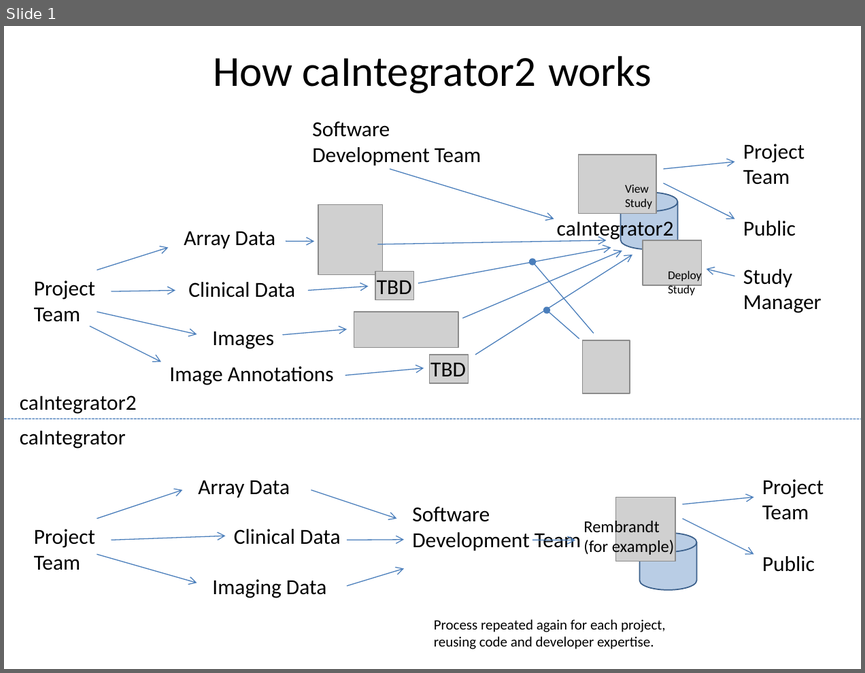
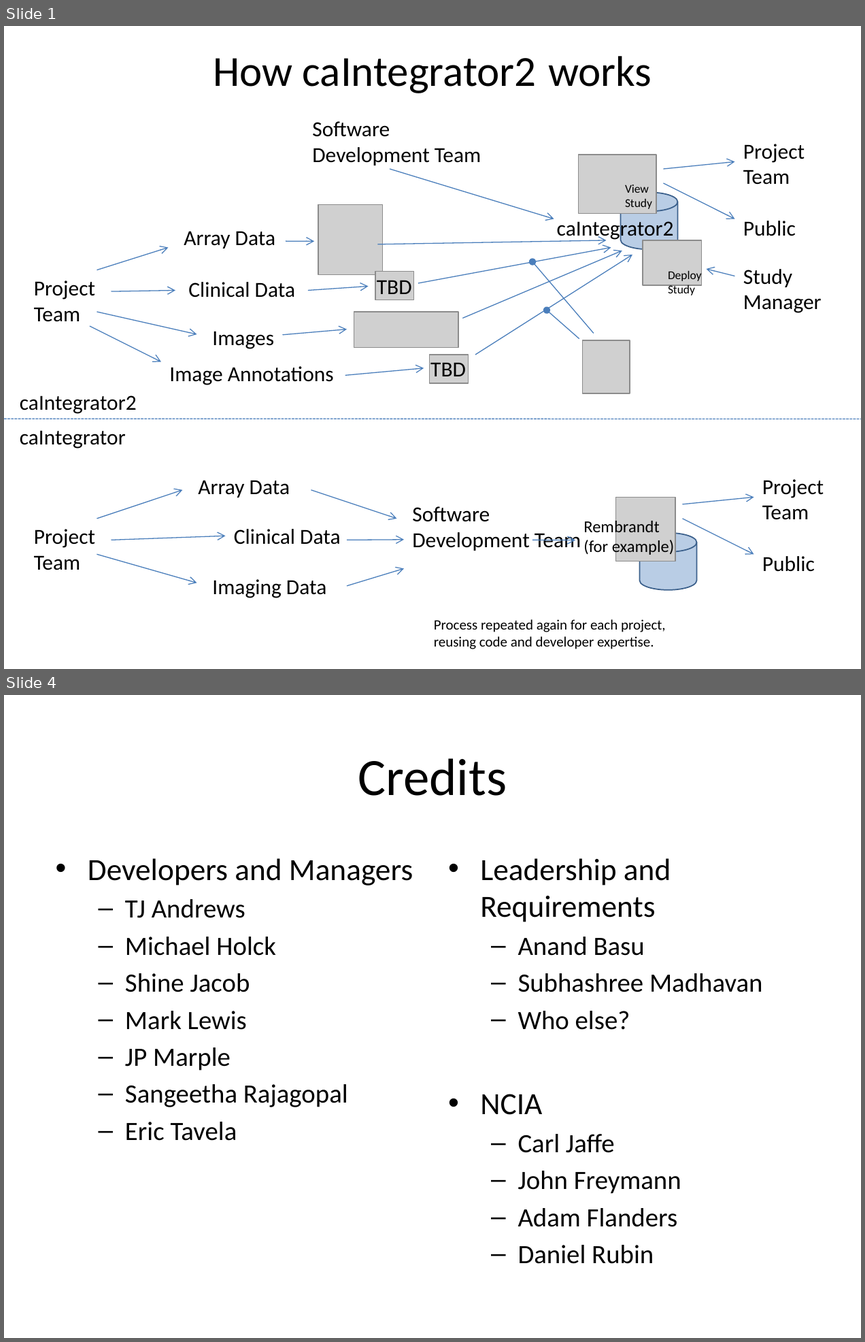
Before and after one commit to NCIP/caintegrator, a slide deck: docs/project_management/external_meetings/ICR Workspace Mtg Sept 2008 Slides.pptx. Shown one above the other, each under a label of ours: slide 1 before the commit, slides 1 and 4 after it; the slides between them are not shown. The pictures are 865x673 and 865x1342 pixels, drawn with LibreOffice and Linux fonts; fonts in the diff are those of the drawing; grey boxes stand for pictures. Boxes give left, top, right and bottom in pixels: in the first picture for what was removed or moved away, otherwise in the second. Text is boxed around its words. In the diff, an @@ line names an element or a change of style, - is before the commit and + after.

Commit message:
added credits and next step slides

```diff
--- a/docs/project_management/external_meetings/ICR Workspace Mtg Sept 2008 Slides.pptx
+++ b/docs/project_management/external_meetings/ICR Workspace Mtg Sept 2008 Slides.pptx
@@ slide 4 added at bbox=[4, 695, 861, 1338], background #FFFFFF @@
@@ title added at bbox=[358, 758, 507, 796], 44 pt, text #000000 @@
+Credits
@@ text added at bbox=[88, 858, 413, 1140], 22.2 pt, text #000000 @@
+• Developers and Managers
+  – TJ Andrews
+  – Michael Holck
+  – Shine Jacob
+  – Mark Lewis
+  – JP Marple
+  – Sangeetha Rajagopal
+  – Eric Tavela
@@ text added at bbox=[480, 858, 763, 1263], 22.2 pt, text #000000 @@
+• Leadership and Requirements
+  – Anand Basu
+  – Subhashree Madhavan
+  – Who else?
+• NCIA
+  – Carl Jaffe
+  – John Freymann
+  – Adam Flanders
+  – Daniel Rubin
```
Also in this commit, not shown: 2 slides changed.
